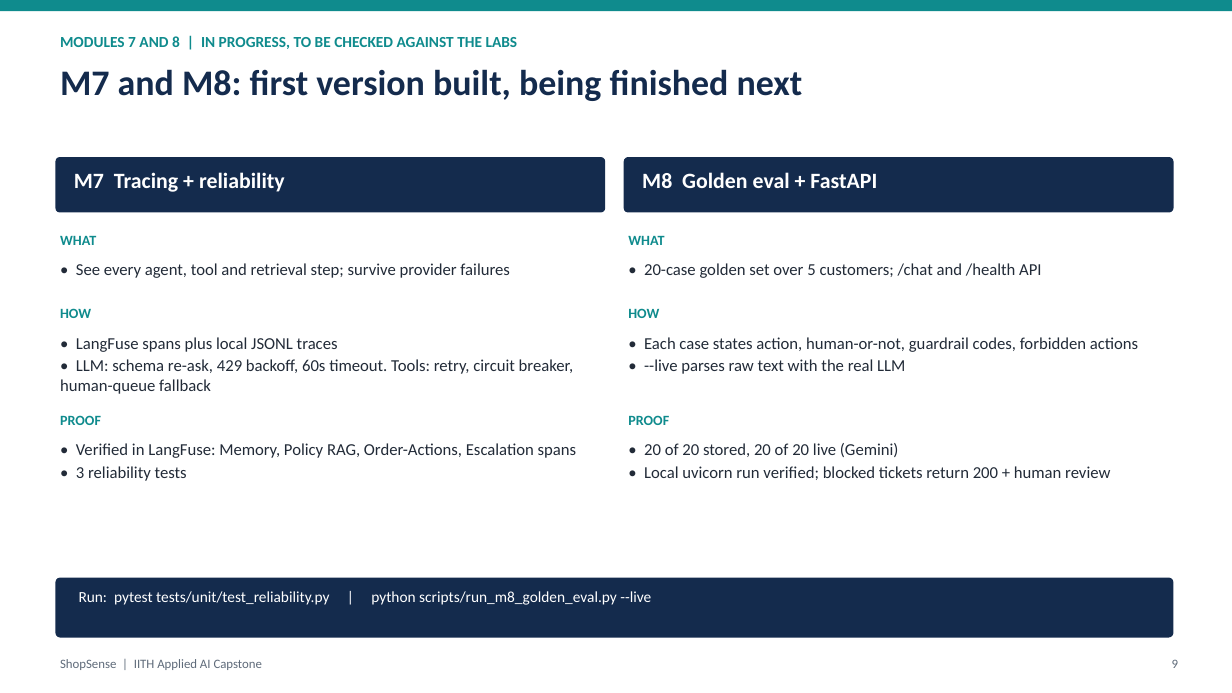
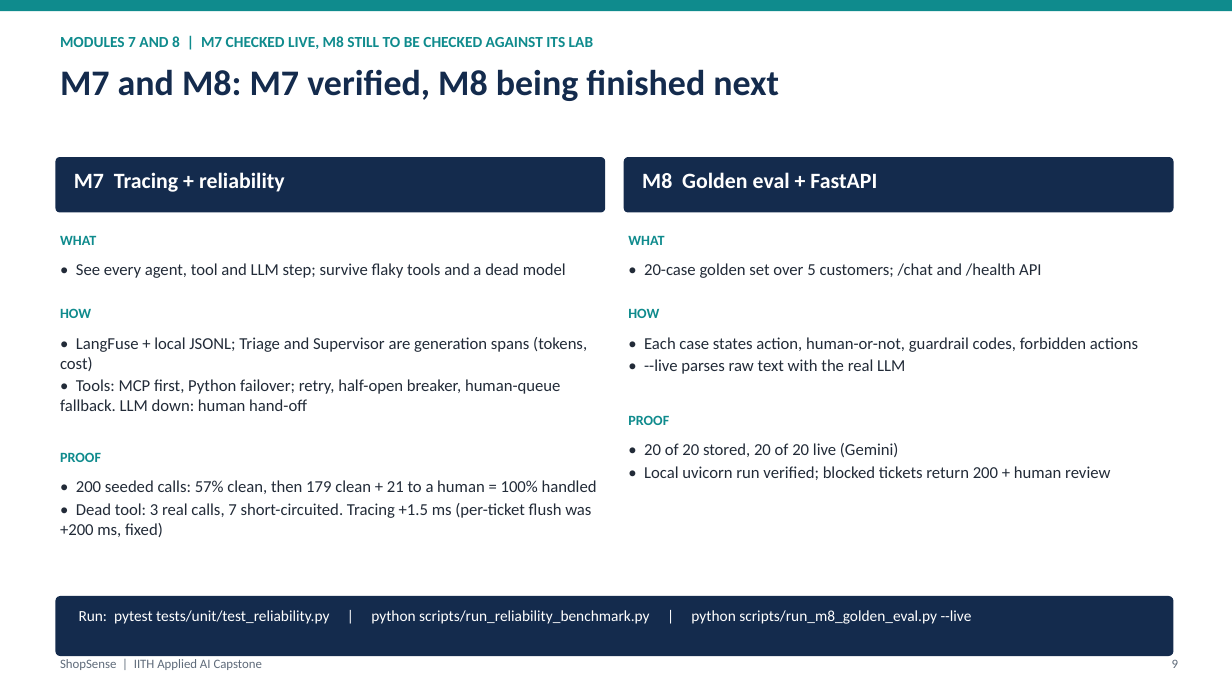
Before and after one commit to abhraj786/iith-ai-capstone-shopsense, a slide deck: slide 9 of docs/deck/iith-ai-capstone-shopsense.pptx. Drawn at 1232x693 pixels with LibreOffice and Linux fonts; fonts in the diff are those of the drawing. Boxes give left, top, right and bottom in pixels: in the first picture for what was removed or moved away, otherwise in the second. Text is boxed around its words. In the diff, an @@ line names an element or a change of style, - is before the commit and + after.

```diff
--- a/docs/deck/iith-ai-capstone-shopsense.pptx
+++ b/docs/deck/iith-ai-capstone-shopsense.pptx
@@ text at (x1=60, y1=36, x2=593, y2=49): text changed @@
-MODULES 7 AND 8 | IN PROGRESS, TO BE CHECKED AGAINST THE LABS
+MODULES 7 AND 8 | M7 CHECKED LIVE, M8 STILL TO BE CHECKED AGAINST ITS LAB
@@ text at (x1=60, y1=69, x2=779, y2=101): text changed @@
-M7 and M8: first version built, being finished next
+M7 and M8: M7 verified, M8 being finished next
@@ text at (x1=76, y1=263, x2=566, y2=278): text changed @@
-• See every agent, tool and retrieval step; survive provider failures
+• See every agent, tool and LLM step; survive flaky tools and a dead model
@@ text at (x1=60, y1=337, x2=587, y2=411): text changed @@
-• LangFuse spans plus local JSONL traces
-• LLM: schema re-ask, 429 backoff, 60s timeout. Tools: retry, circuit breaker, human-queue fallback
+• LangFuse + local JSONL; Triage and Supervisor are generation spans (tokens, cost)
+• Tools: MCP first, Python failover; retry, half-open breaker, human-queue fallback. LLM down: human hand-off
@@ text "PROOF" moved from (x1=60, y1=415, x2=101, y2=425) to (x1=60, y1=452, x2=101, y2=462) @@
@@ text at (x1=60, y1=480, x2=597, y2=537): text changed @@
-• Verified in LangFuse: Memory, Policy RAG, Order-Actions, Escalation spans
-• 3 reliability tests
+• 200 seeded calls: 57% clean, then 179 clean + 21 to a human = 100% handled
+• Dead tool: 3 real calls, 7 short-circuited. Tracing +1.5 ms (per-ticket flush was +200 ms, fixed)
@@ rounded rectangle moved from (x1=55, y1=578, x2=1174, y2=638) to (x1=55, y1=596, x2=1174, y2=656) @@
@@ text at (x1=79, y1=610, x2=972, y2=624): text changed @@
-Run: pytest tests/unit/test_reliability.py | python scripts/run_m8_golden_eval.py --live
+Run: pytest tests/unit/test_reliability.py | python scripts/run_reliability_benchmark.py | python scripts/run_m8_golden_eval.py --live
```
Also in this commit, not shown: 3 other slides changed, 4 other files.
